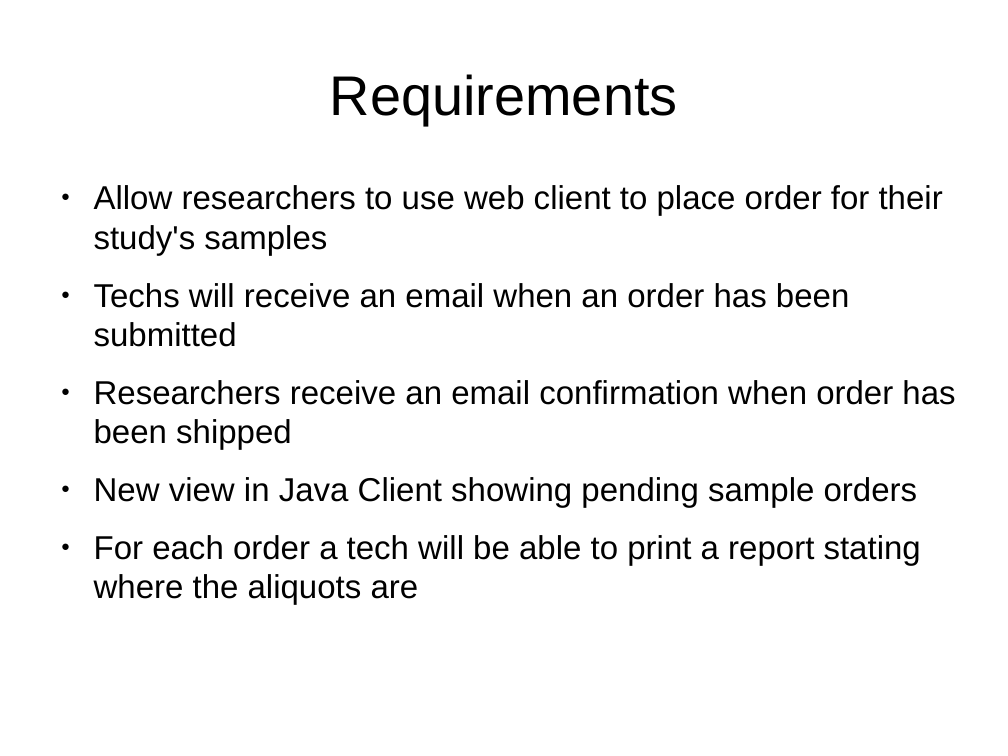
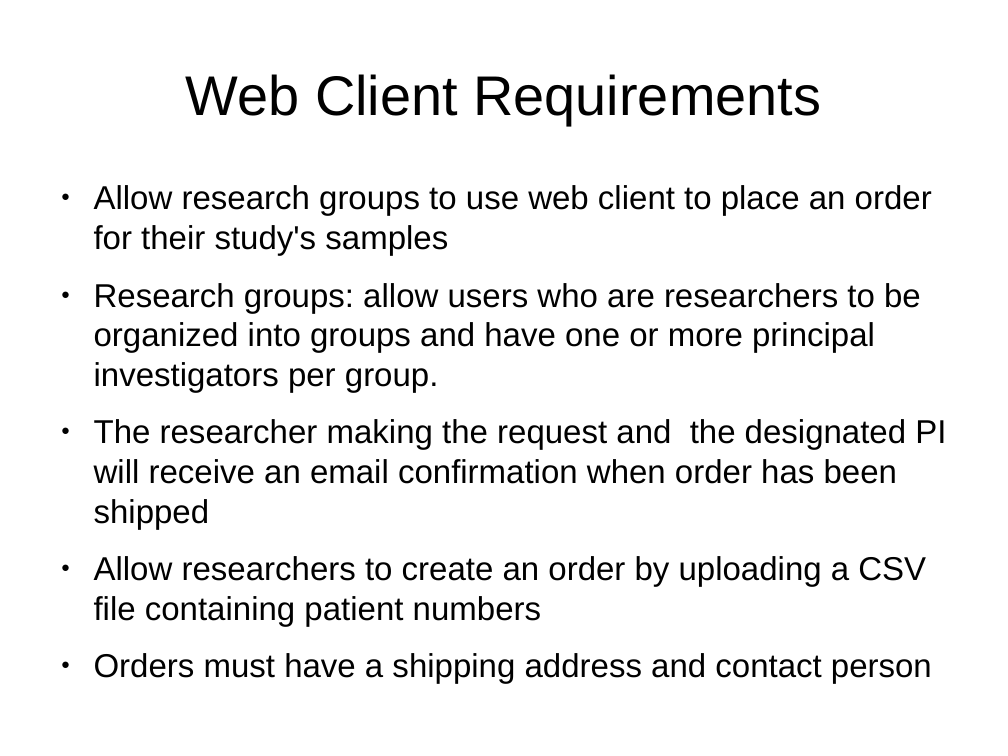
Before and after one commit to CBSR-Biobank/biobank, a slide deck: slide 2 of docs/sampleRequestFlowcharts.odp. Drawn at 1008x756 pixels with LibreOffice and Linux fonts; fonts in the diff are those of the drawing. Boxes give left, top, right and bottom in pixels: in the first picture for what was removed or moved away, otherwise in the second. Text is boxed around its words. In the diff, an @@ line names an element or a change of style, - is before the commit and + after.

```diff
--- a/docs/sampleRequestFlowcharts.odp
+++ b/docs/sampleRequestFlowcharts.odp
@@ title at (186, 74, 821, 125): text changed @@
-Requirements
+Web Client Requirements
@@ text at (94, 185, 946, 684): text changed @@
-● Allow researchers to use web client to place order for their study's samples
-● Techs will receive an email when an order has been submitted
-● Researchers receive an email confirmation when order has been shipped
-● New view in Java Client showing pending sample orders
-● For each order a tech will be able to print a report stating where the aliquots are
+● Allow research groups to use web client to place an order for their study's samples
+● Research groups: allow users who are researchers to be organized into groups and have one or more principal investigators per group.
+● The researcher making the request and the designated PI will receive an email confirmation when order has been shipped
+● Allow researchers to create an order by uploading a CSV file containing patient numbers
+● Orders must have a shipping address and contact person
```
Also in this commit, not shown: 1 other slide changed, 4 slides added.
